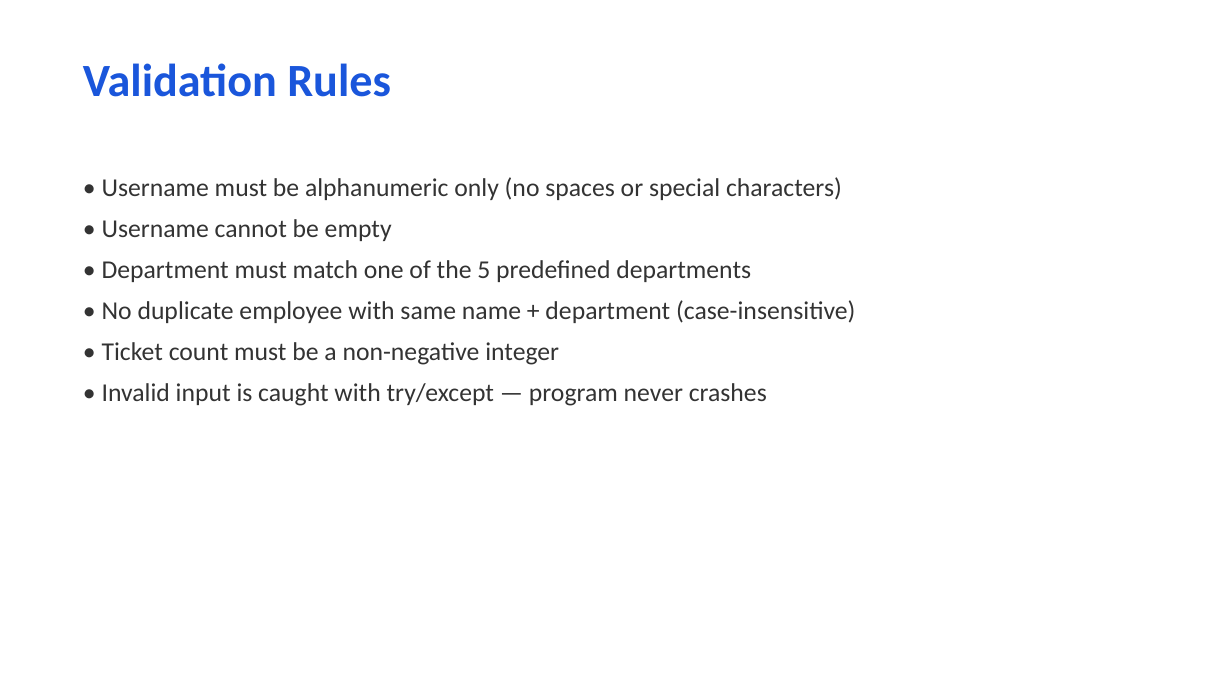
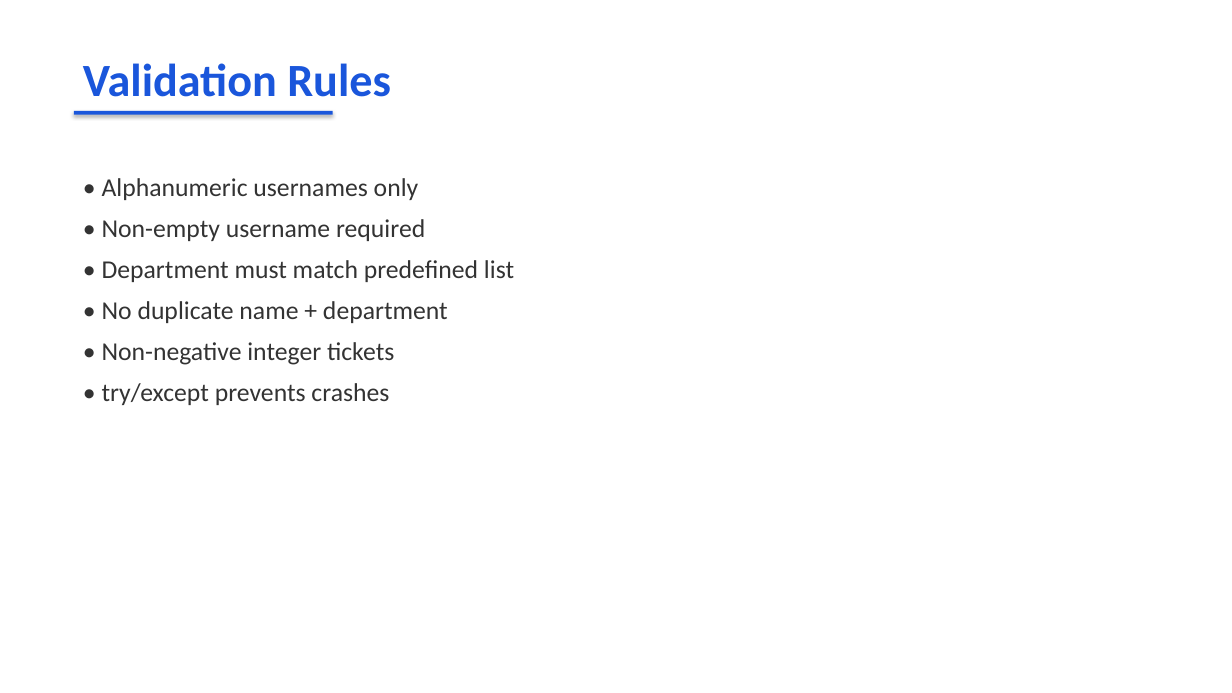
Before and after one commit to Belvah/employees-records-system, a slide deck: slide 8 of Employee_Records_System_Presentation.pptx (slide 7 before the commit). Drawn at 1232x693 pixels with LibreOffice and Linux fonts; fonts in the diff are those of the drawing. Boxes give left, top, right and bottom in pixels: in the first picture for what was removed or moved away, otherwise in the second. Text is boxed around its words. In the diff, an @@ line names an element or a change of style, - is before the commit and + after.

```diff
--- a/Employee_Records_System_Presentation.pptx
+++ b/Employee_Records_System_Presentation.pptx
@@ rectangle added at (x1=74, y1=111, x2=333, y2=115), fill #1A56DB @@
@@ text at (x1=102, y1=178, x2=514, y2=405): text changed @@
-• Username must be alphanumeric only (no spaces or special characters)
-• Username cannot be empty
-• Department must match one of the 5 predefined departments
-• No duplicate employee with same name + department (case-insensitive)
-• Ticket count must be a non-negative integer
-• Invalid input is caught with try/except — program never crashes
+• Alphanumeric usernames only
+• Non-empty username required
+• Department must match predefined list
+• No duplicate name + department
+• Non-negative integer tickets
+• try/except prevents crashes
```
Also in this commit, not shown: 10 other slides changed, 5 slides added, 4 slides removed, 8 other files.
